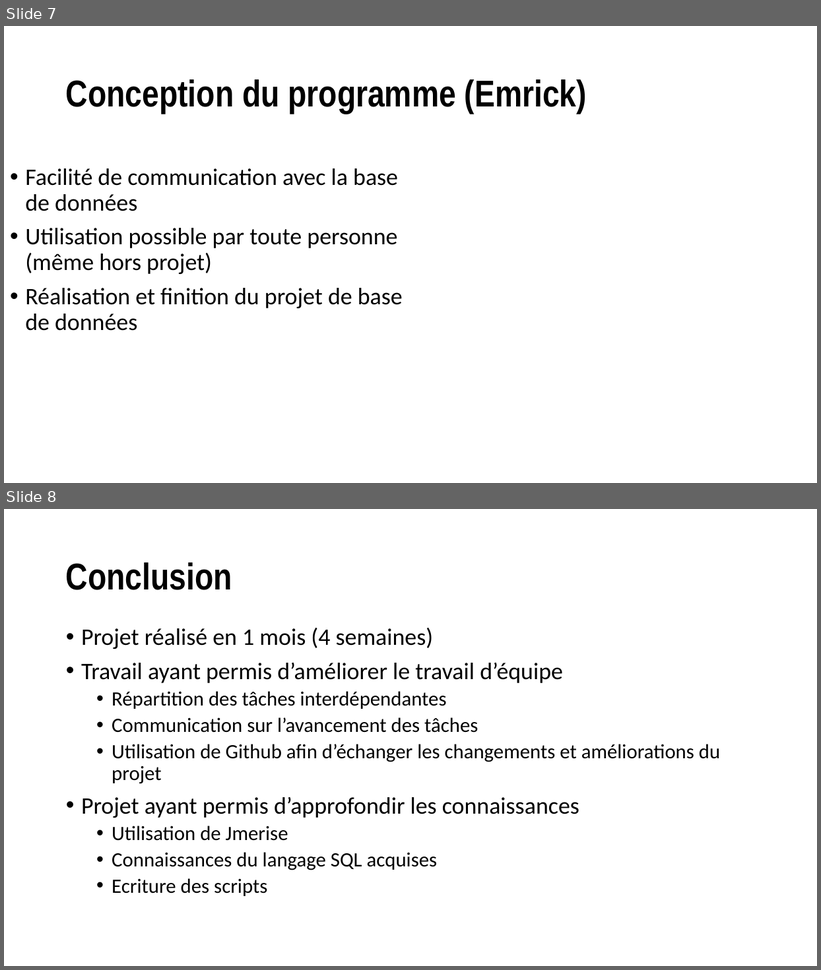
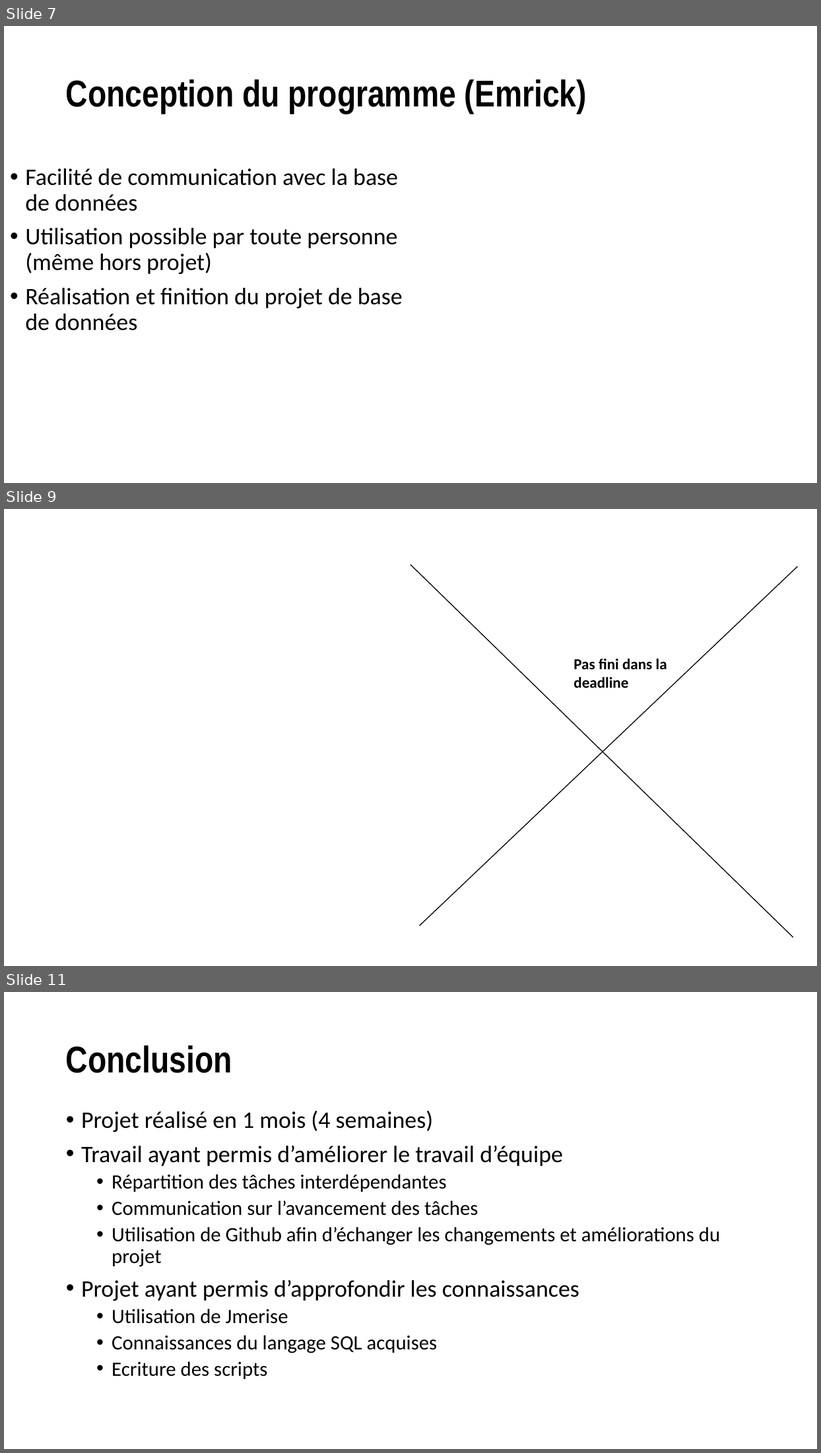
Before and after one commit to CamilleLeou/projet_BDD, a slide deck: Documentations/PPT BDD.pptx. Shown one above the other, each under a label of ours: slides 7 and 8 before the commit, slides 7, 9 and 11 after it; the slides between them are not shown. The pictures are 821x970 and 821x1453 pixels, drawn with LibreOffice and Linux fonts; fonts in the diff are those of the drawing; background and template pictures are left out. Boxes give left, top, right and bottom in pixels: in the first picture for what was removed or moved away, otherwise in the second. Text is boxed around its words. In the diff, an @@ line names an element or a change of style, - is before the commit and + after.

```diff
--- a/Documentations/PPT BDD.pptx
+++ b/Documentations/PPT BDD.pptx
@@ slide 9 added at (x1=4, y1=509, x2=817, y2=966), background picture (left out) @@
@@ line added from (411, 564) to (793, 938), #000000 1 pt @@
@@ line added from (419, 926) to (797, 566), #000000 1 pt @@
@@ text added at (x1=574, y1=658, x2=667, y2=688), 18 pt, text #000000, bold @@
+Pas fini dans la deadline
@@ what was slide 8 is now slide 11 @@
```
Also in this commit, not shown: 2 other slides added, 14 other files.
